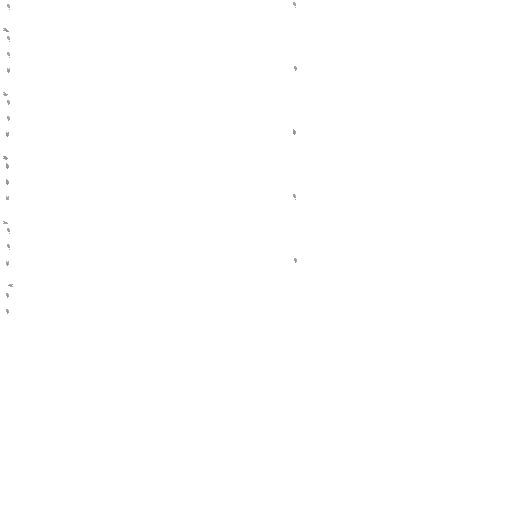
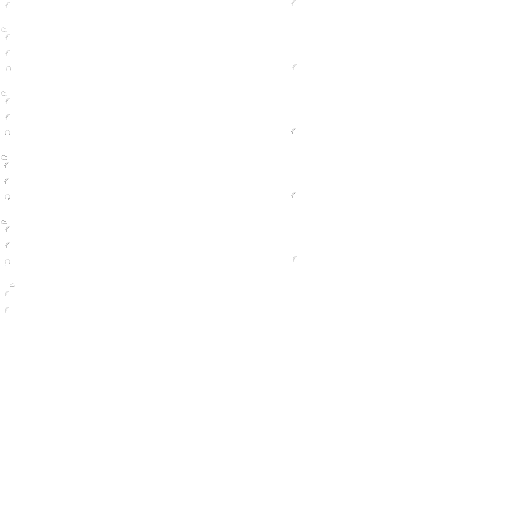
Comparing the layer stacks of the two 512×512 images. Changes:
showed "hair-4", painted on it over [1, 0, 297, 313]
hid "beard-4", painted on it over [3, 2, 297, 314]
